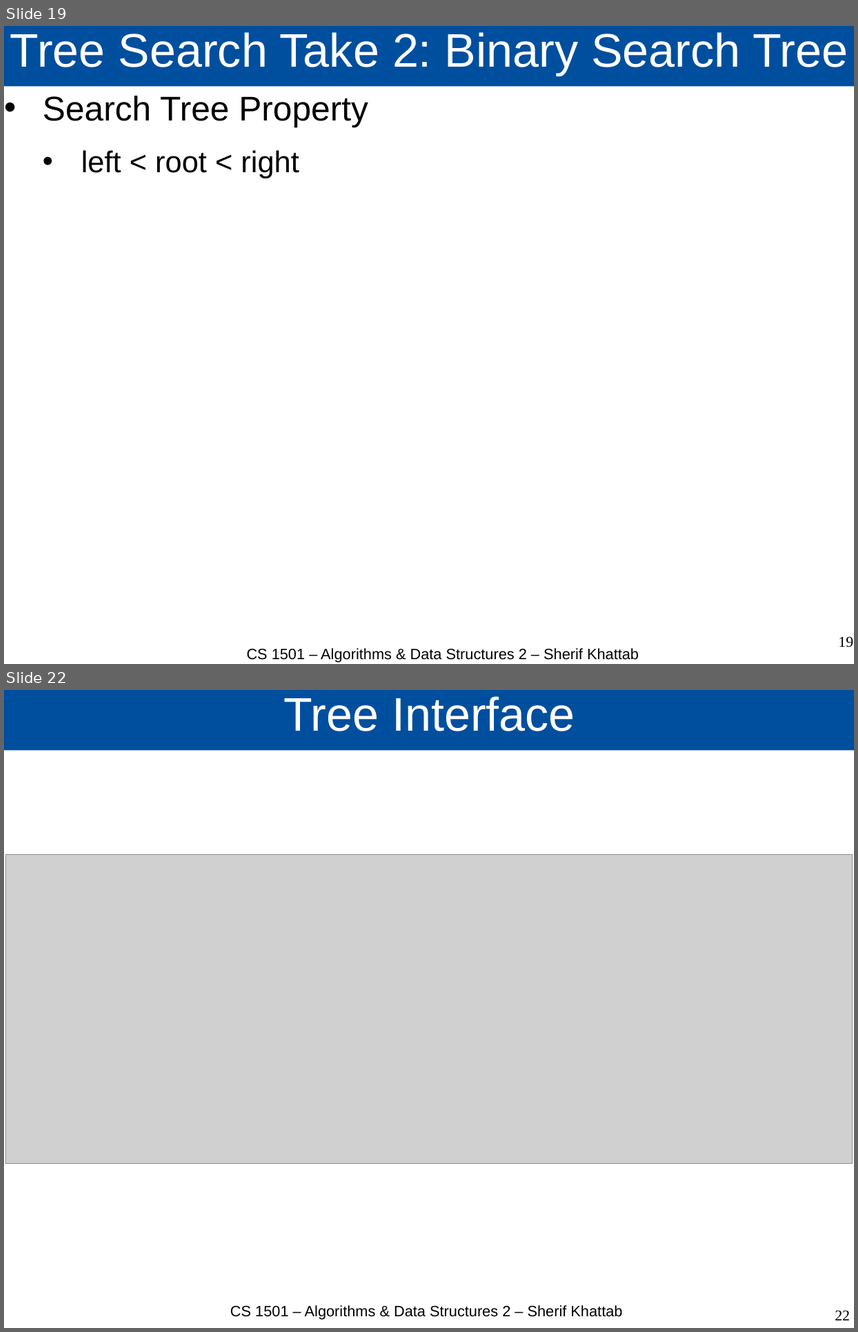
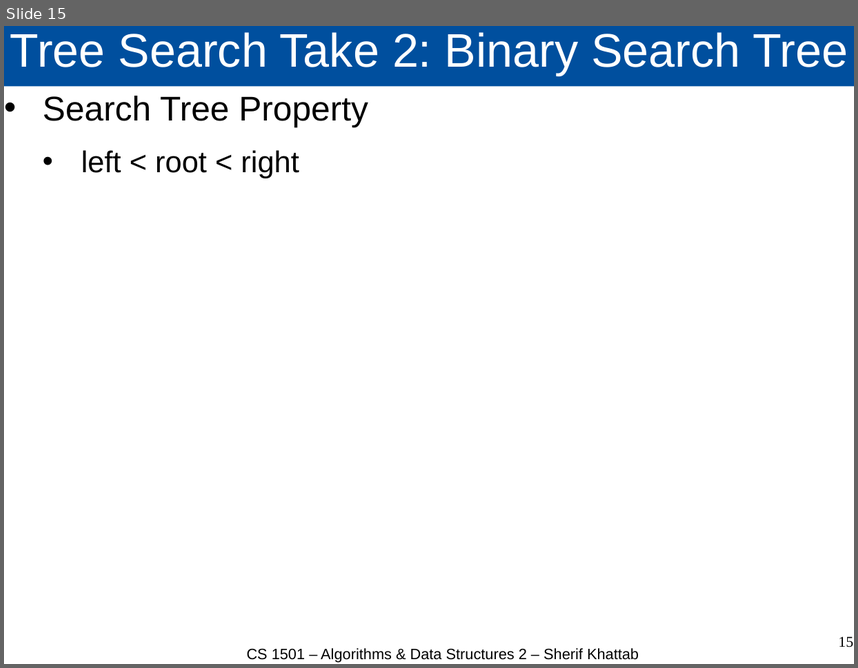
Before and after one commit to cs1501-2224/handouts, a slide deck: DraftSlides/Lecture3.pptx. Shown one above the other, each under a label of ours: slides 19 and 22 before the commit, slide 15 after it; the slides between them are not shown. The pictures are 858x1332 and 858x668 pixels, drawn with LibreOffice and Linux fonts; fonts in the diff are those of the drawing; grey boxes stand for pictures. Boxes give left, top, right and bottom in pixels: in the first picture for what was removed or moved away, otherwise in the second. Text is boxed around its words. In the diff, an @@ line names an element or a change of style, - is before the commit and + after.

```diff
--- a/DraftSlides/Lecture3.pptx
+++ b/DraftSlides/Lecture3.pptx
@@ slide 22 removed at bbox=[4, 690, 854, 1328], background #FFFFFF @@
@@ title removed at bbox=[4, 690, 854, 751] @@
-Tree Interface
@@ picture removed at bbox=[5, 855, 853, 1163] @@
@@ text removed at bbox=[230, 1305, 622, 1320] @@
-CS 1501 – Algorithms & Data Structures 2 – Sherif Khattab
@@ page number removed at bbox=[835, 1310, 850, 1321] @@
-22
@@ what was slide 19 is now slide 15 @@
@@ page number at bbox=[838, 637, 853, 648]: text changed @@
-19
+15
```
Also in this commit, not shown: 1 slide changed, 7 other slides removed, 3 other files.
